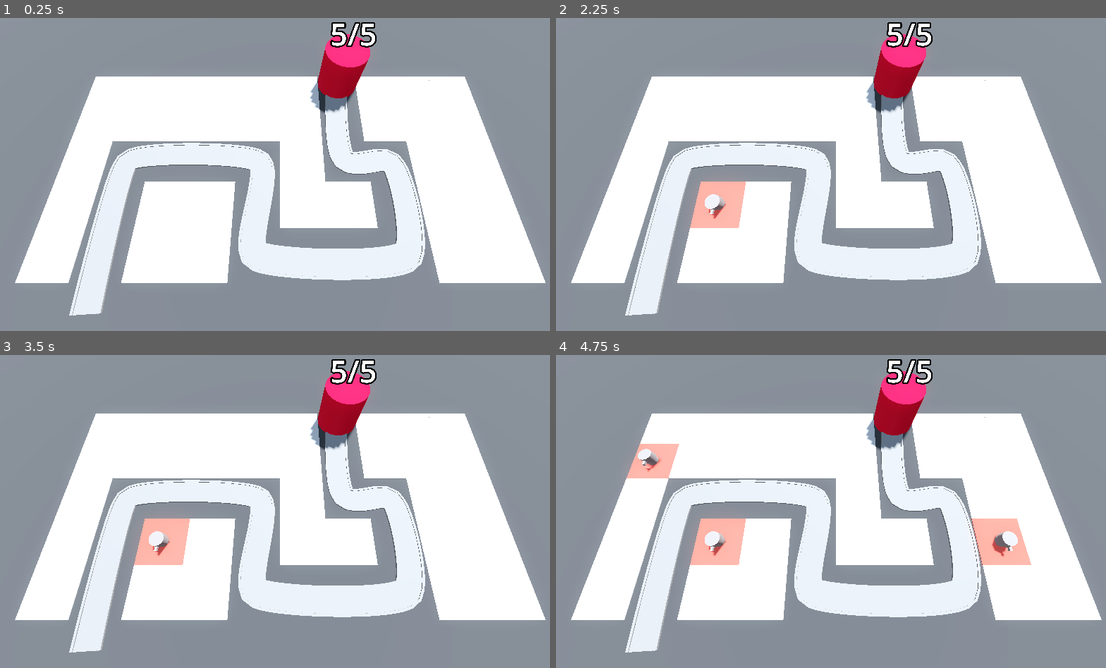
Above: before the commit, frames 1-4 (two rows, left to right).
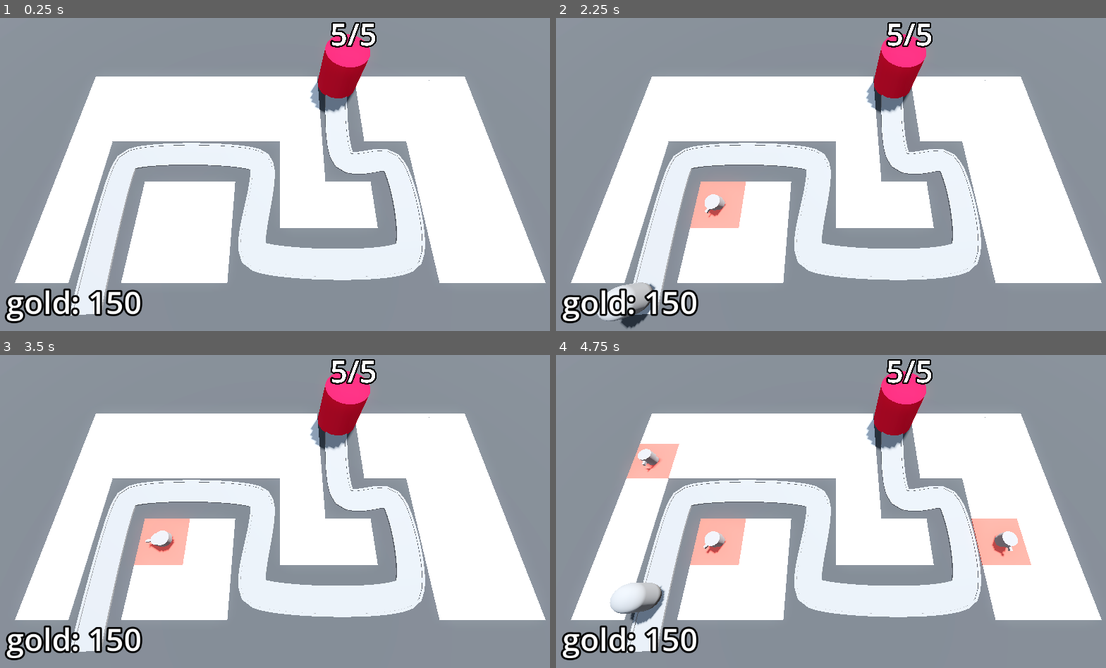
Above: after the commit, the same moments.

Repository: DTNevaeha/TD_Game
Game: Godot game, scene res://BaseLevel.tscn
The game is run twice, just before and just after one commit, with the same random seed, the same clock (stepped at 60 frames per second) and the same inputs.
Inputs (mouse positions are in pixels of both pictures, inside the frame that each line leads up to):
- Up to frame 1 (0.25 s): no input
- Up to frame 2 (2.25 s): tap Enter at 0.5, 2 s; move the mouse to (957, 155) at 0.52 s; click (957, 155) at 0.6 s; tap Space at 1.25 s; move the mouse to (721, 187) at 1.27 s; click (721, 187) at 1.35 s; move the mouse to (891, 102) at 2.02 s; click (891, 102) at 2.1 s
- Up to frame 3 (3.5 s): move the mouse to (253, 574) at 2.77 s; click (253, 574) at 2.85 s
- Up to frame 4 (4.75 s): move the mouse to (1007, 558) at 3.52 s; click (1007, 558) at 3.6 s; move the mouse to (666, 461) at 4.27 s; click (666, 461) at 4.35 s

The runs differ from the first frame. In frame 1, 1.4% of the frame differs, in the area x 0-26%, y 86-98%; in frame 2, 2.1%; in frame 3, 1.6%; in frame 4, 2.2%, in the area x 0-30%, y 60-98%.

Commit message:
Added a UI for gold count

Diff:
--- /dev/null
+++ b/Bank.gd
@@ -0,0 +1,12 @@
+extends MarginContainer
+
+@export var starting_gold := 150
+@onready var label: Label = $Label
+
+var gold: int:
+    set(gold_in):
+        gold = max(gold_in, 0) # Ensure that gold can never go below 0
+        label.text = "gold: " + str(gold)
+
+func _ready() -> void:
+    gold = starting_gold
--- a/BaseLevel.tscn
+++ b/BaseLevel.tscn
@@ -7,6 +7,7 @@
 [ext_resource type="Script" path="res://EnemyPath.gd" id="3_wwv14"]
 [ext_resource type="Script" path="res://TurretManager.gd" id="5_3if2y"]
 [ext_resource type="PackedScene" uid="uid://c1j6xn8dx5df5" path="res://Turret/turret.tscn" id="6_2dxod"]
+[ext_resource type="Script" path="res://Bank.gd" id="8_qitl0"]
 
 [sub_resource type="ProceduralSkyMaterial" id="ProceduralSkyMaterial_w541m"]
 sky_horizon_color = Color(0.64625, 0.65575, 0.67075, 1)
@@ -30,6 +31,11 @@
 "tilts": PackedFloat32Array(0, 0, 0, 0, 0, 0, 0, 0)
 }
 point_count = 8
+
+[sub_resource type="LabelSettings" id="LabelSettings_8l6ne"]
+font_size = 64
+outline_size = 16
+outline_color = Color(0, 0, 0, 1)
 
 [node name="BaseLevel" type="Node3D"]
 
@@ -113,4 +119,24 @@
 turret = ExtResource("6_2dxod")
 enemy_path = NodePath("../EnemyPath")
 
-[connection signal="timeout" from="EnemyPath/Timer" to="EnemyPath" method="_on_timer_timeout"]
+[node name="Bank" type="MarginContainer" parent="."]
+anchors_preset = 15
+anchor_right = 1.0
+anchor_bottom = 1.0
+grow_horizontal = 2
+grow_vertical = 2
+mouse_filter = 2
+theme_override_constants/margin_left = 16
+theme_override_constants/margin_top = 16
+theme_override_constants/margin_right = 16
+theme_override_constants/margin_bottom = 16
+script = ExtResource("8_qitl0")
+
+[node name="Label" type="Label" parent="Bank"]
+layout_mode = 2
+size_flags_horizontal = 0
+size_flags_vertical = 8
+text = "placeholder text"
+label_settings = SubResource("LabelSettings_8l6ne")
+
+[connection signal="timeout" from="EnemyPath/Timer" to="EnemyPath" method="spawn_enemy"]
Not shown: 1 places in BaseLevel.tscn that only renumber resources
